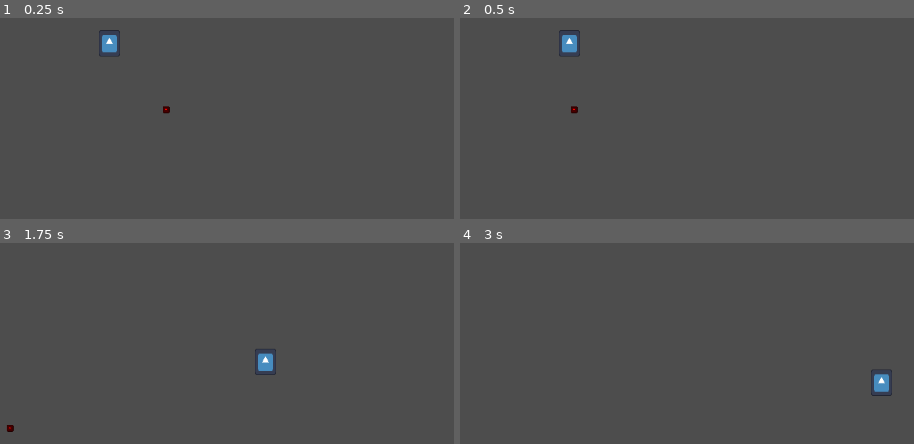
Above: before the commit, frames 1-4 (two rows, left to right).
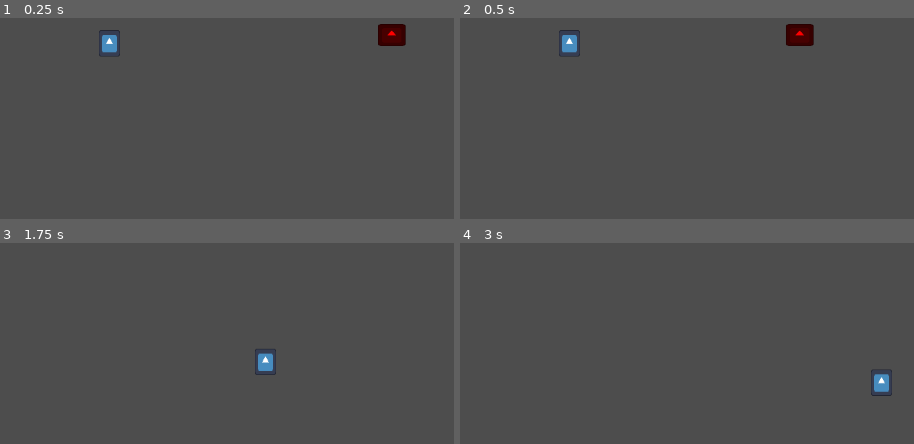
Above: after the commit, the same moments.

Repository: Starlitriver1234/TestGodot2025
Game: Godot game, scene res://Scenes/game.tscn
Two runs of this game, one before a commit and one after it. Both use one fixed random seed, a clock stepped at 60 frames per second and the inputs below. The engine's default icon, where the game draws it, is replaced by a stand-in: a white triangle on a blue panel in a dark square.
Inputs:
- Up to frame 1 (0.25 s): no input
- Up to frame 2 (0.5 s): no input
- Up to frame 3 (1.75 s): hold D (Right) 0.53-1.28 s; hold S (Down) from 1.28 s (still down)
- Up to frame 4 (3 s): release S (Down) at 2.03 s; hold D (Right) 2.03-2.78 s; hold W (Up) from 2.78 s (still down)

The runs differ from the first frame. In frame 1, 0.7% of the frame differs, in the area x 35-90%, y 2-48%; in frame 2, 0.7%; in frame 3, less than 0.1%; in frame 4, nothing differs.

Commit message:
the enemy works now

Diff:
--- a/godottest/Scenes/enemy.tscn
+++ b/godottest/Scenes/enemy.tscn
@@ -17,3 +17,5 @@
 [node name="Sprite2D" type="Sprite2D" parent="."]
 modulate = Color(1, 0, 0, 1)
 texture = ExtResource("2_afpow")
+
+[connection signal="body_entered" from="." to="." method="_on_body_entered"]
--- a/godottest/Scenes/game.tscn
+++ b/godottest/Scenes/game.tscn
@@ -7,4 +7,4 @@
 
 [node name="Player" parent="." instance=ExtResource("1_ebmjs")]
 
-[node name="Enemy" parent="Player" instance=ExtResource("2_qxrlw")]
+[node name="Enemy" parent="." instance=ExtResource("2_qxrlw")]
--- a/godottest/Scripts/enemy.gd
+++ b/godottest/Scripts/enemy.gd
@@ -2,7 +2,8 @@
 
 var Speed = -300
 
-func _ready() -> void:
-	pass # Replace with function body.
 func _physics_process(delta):
 	global_position.x += Speed * delta
+
+func _on_body_entered(body: Node2D) -> void:
+	queue_free()
--- a/godottest/Scripts/player.gd
+++ b/godottest/Scripts/player.gd
@@ -1,6 +1,6 @@
 extends CharacterBody2D
 
-@export var Speed := 300
+var Speed := 300
 
 
 func _physics_process(delta):
